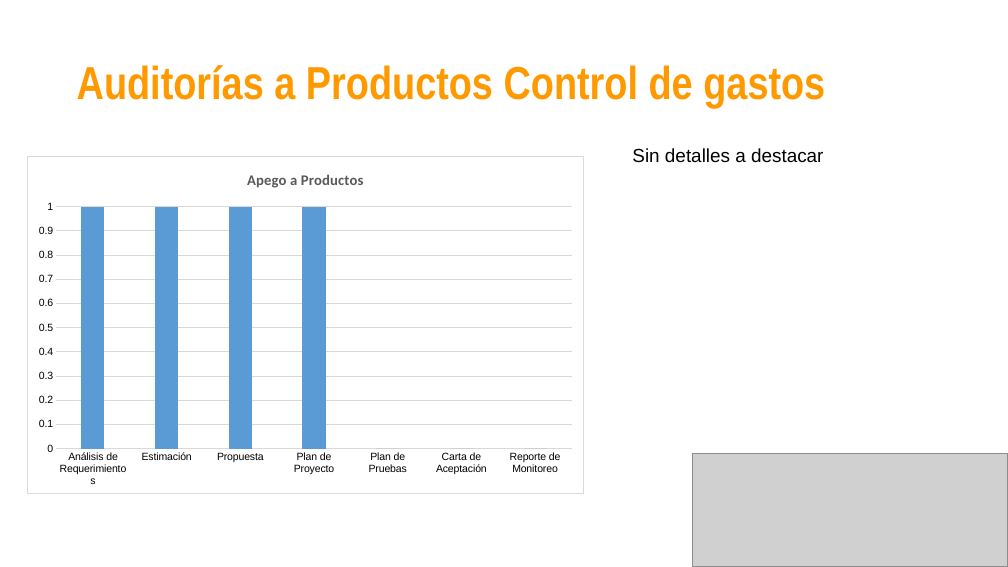
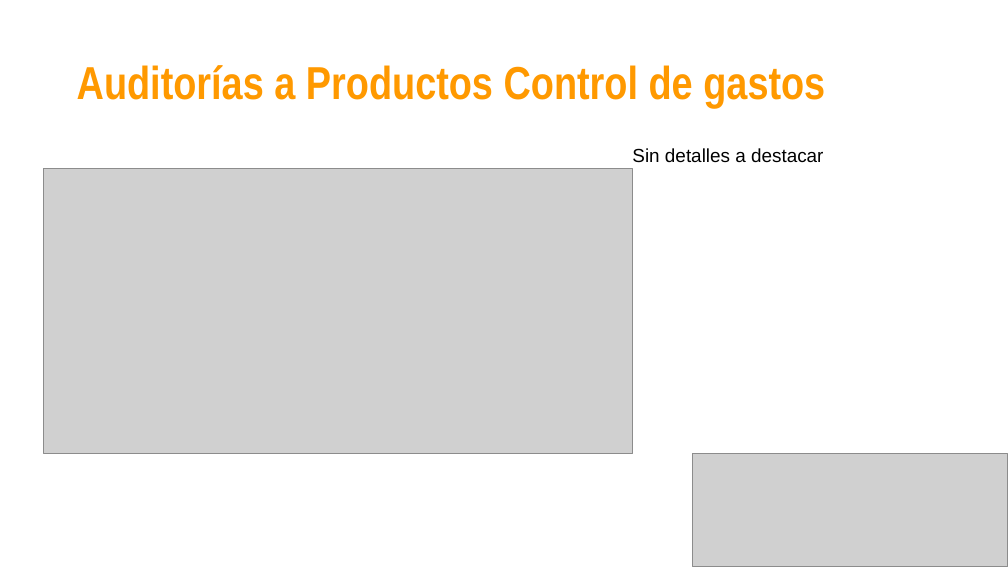
Before and after one commit to jovannyzepeda/Bisoltec, a slide deck: slide 22 of Organizacional/06. Medición y Monitoreo/2016/Bisoltec-ReporteMonitoreo.pptx (slide 16 before the commit). Drawn at 1008x567 pixels with LibreOffice and Linux fonts; fonts in the diff are those of the drawing; grey boxes stand for pictures. Boxes give left, top, right and bottom in pixels: in the first picture for what was removed or moved away, otherwise in the second. Text is boxed around its words. In the diff, an @@ line names an element or a change of style, - is before the commit and + after.

Commit message:
revision de documentos necesarios para la elaboración de acciones correctivas, reporte de monitoreo minuta y concentrado de metricas

```diff
--- a/Organizacional/06. Medición y Monitoreo/2016/Bisoltec-ReporteMonitoreo.pptx
+++ b/Organizacional/06. Medición y Monitoreo/2016/Bisoltec-ReporteMonitoreo.pptx
@@ column chart removed at (27,156,583,494) @@
-title "Apego a Productos"
-categories: Análisis de Requerimientos, Estimación, Propuesta, Plan de Proyecto, Plan de Pruebas, Carta de Aceptación, Reporte de Monitoreo
-Series 1: 1, 1, 1, 1, -, -, -
@@ picture added at (44,169,633,454) @@
```
Also in this commit, not shown: 23 other slides changed, 9 slides added, 2 slides removed, 8 other files.
